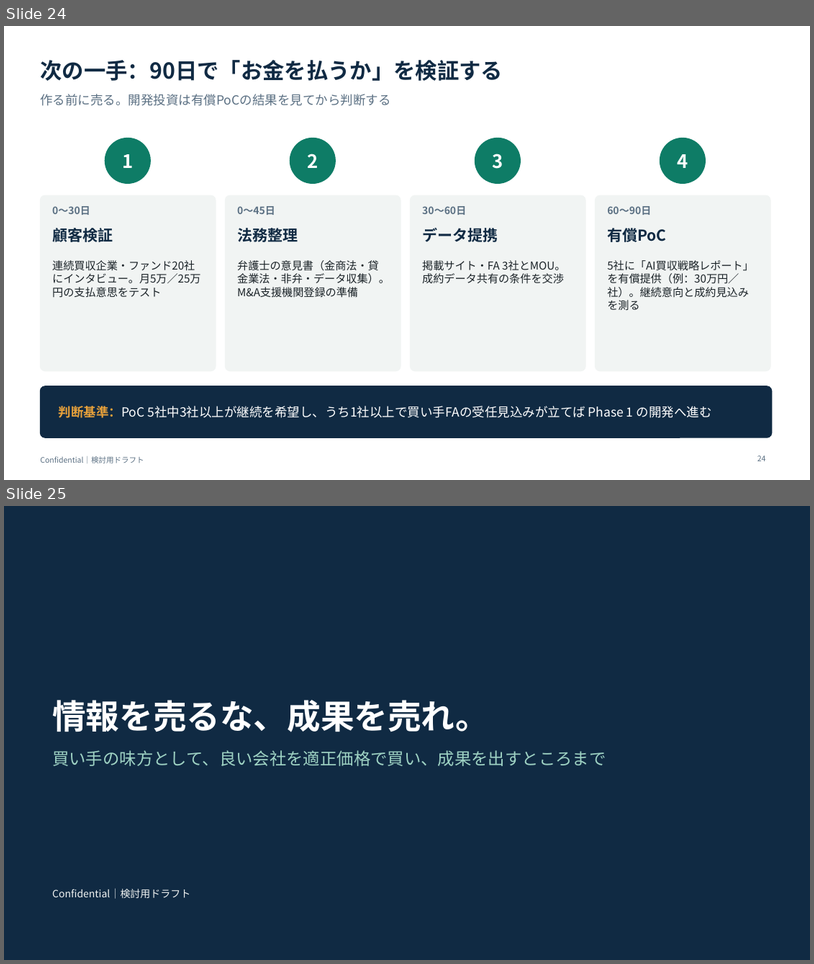
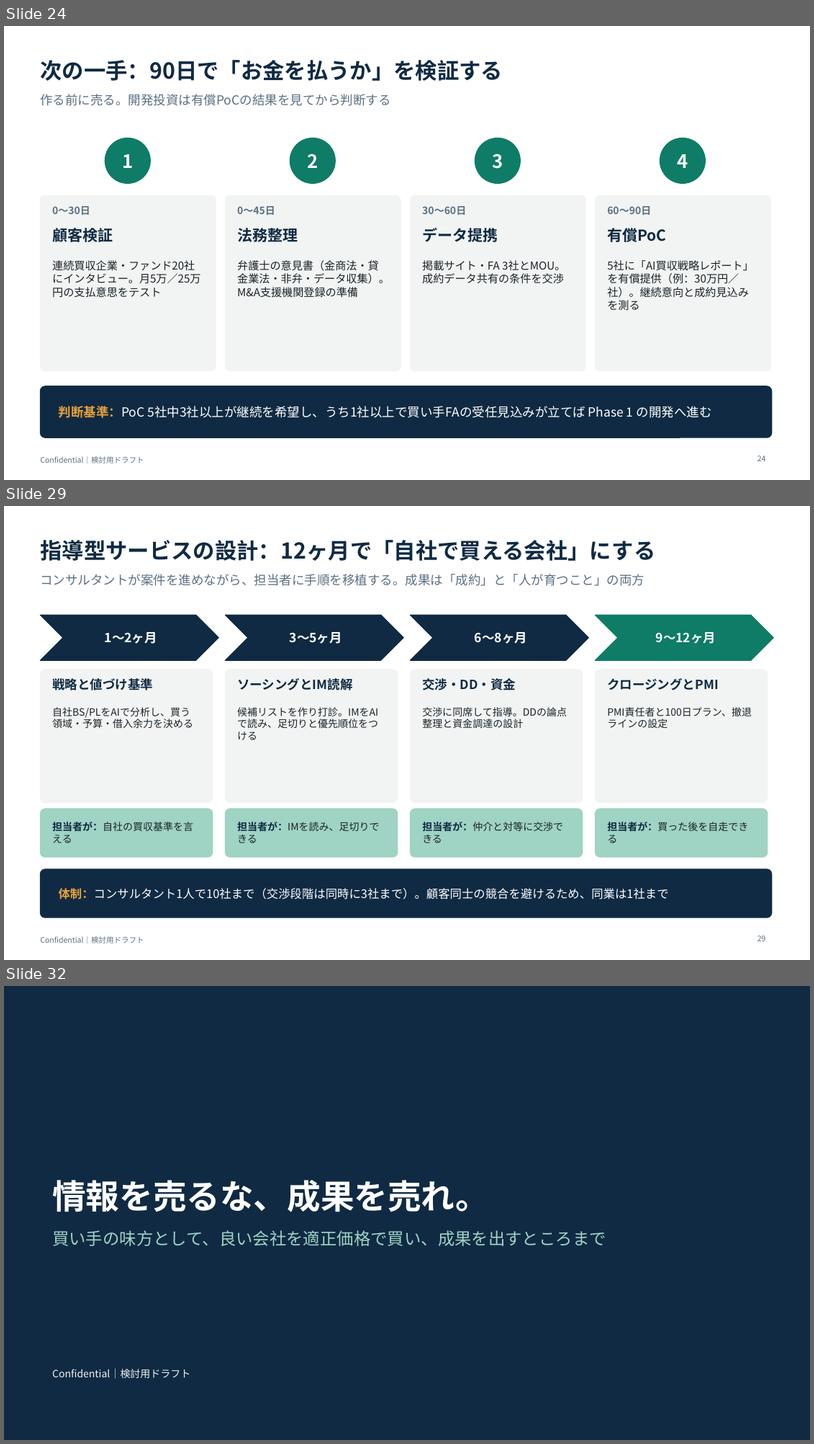
Before and after one commit to nakano-winebank/wine-auction, a slide deck: docs/business/AI_MA_新規事業_レビューと提案.pptx. Shown one above the other, each under a label of ours: slides 24 and 25 before the commit, slides 24, 29 and 32 after it; the slides between them are not shown. The pictures are 814x964 and 814x1444 pixels, drawn with LibreOffice and Linux fonts; fonts in the diff are those of the drawing. Boxes give left, top, right and bottom in pixels: in the first picture for what was removed or moved away, otherwise in the second. Text is boxed around its words. In the diff, an @@ line names an element or a change of style, - is before the commit and + after.

```diff
--- a/docs/business/AI_MA_新規事業_レビューと提案.pptx
+++ b/docs/business/AI_MA_新規事業_レビューと提案.pptx
@@ slide 29 added at [4,506,810,960], background #FFFFFF; not listed: 1 template element that a slide beside it also shows @@
@@ title added at [40,540,656,561], 26 pt, text #102A43, bold @@
+指導型サービスの設計：12ヶ月で「自社で買える会社」にする
@@ text added at [40,574,645,586], 15 pt, text #5B7083 @@
+コンサルタントが案件を進めながら、担当者に手順を移植する。成果は「成約」と「人が育つこと」の両方
@@ chevron added at [40,615,219,660], fill #102A43, outline #102A43 1 pt @@
@@ text added at [105,632,157,644], 15 pt, text #FFFFFF, bold @@
+1〜2ヶ月
@@ chevron added at [226,615,404,660], fill #102A43, outline #102A43 1 pt @@
@@ text added at [290,632,342,644], 15 pt, text #FFFFFF, bold @@
+3〜5ヶ月
@@ chevron added at [411,615,589,660], fill #102A43, outline #102A43 1 pt @@
@@ text added at [475,632,527,644], 15 pt, text #FFFFFF, bold @@
+6〜8ヶ月
@@ chevron added at [596,615,774,660], fill #0E7C66, outline #0E7C66 1 pt @@
@@ text added at [656,632,716,644], 15 pt, text #FFFFFF, bold @@
+9〜12ヶ月
@@ rounded rectangle added at [40,669,213,803], fill #F1F4F3, outline #F1F4F3 1 pt @@
@@ text added at [52,678,153,690], 15 pt, text #102A43, bold @@
+戦略と値づけ基準
@@ rounded rectangle added at [226,669,398,803], fill #F1F4F3, outline #F1F4F3 1 pt @@
@@ text added at [237,678,352,690], 15 pt, text #102A43, bold @@
+ソーシングとIM読解
@@ rounded rectangle added at [411,669,583,803], fill #F1F4F3, outline #F1F4F3 1 pt @@
@@ text added at [422,678,516,690], 15 pt, text #102A43, bold @@
+交渉・DD・資金
@@ rounded rectangle added at [596,669,768,803], fill #F1F4F3, outline #F1F4F3 1 pt @@
@@ text added at [607,678,718,690], 15 pt, text #102A43, bold @@
+クロージングとPMI
@@ text added at [52,707,193,728], 12 pt, text #1B2328 @@
+自社BS/PLをAIで分析し、買う領域・予算・借入余力を決める
@@ text added at [237,707,378,740], 12 pt, text #1B2328 @@
+候補リストを作り打診。IMをAIで読み、足切りと優先順位をつける
@@ text added at [422,707,567,716], 12 pt, text #1B2328 @@
+交渉に同席して指導。DDの論点整理と資金調達の設計
@@ text added at [607,707,752,728], 12 pt, text #1B2328 @@
+PMI責任者と100日プラン、撤退ラインの設定
@@ rounded rectangle added at [40,808,213,857], fill #9FD3C4, outline #9FD3C4 1 pt @@
@@ text added at [52,821,193,843], 12 pt, text #1B2328 @@
+担当者が：自社の買収基準を言える
@@ rounded rectangle added at [226,808,398,857], fill #9FD3C4, outline #9FD3C4 1 pt @@
@@ text added at [237,821,379,843], 12 pt, text #1B2328 @@
+担当者が：IMを読み、足切りできる
@@ rounded rectangle added at [411,808,583,857], fill #9FD3C4, outline #9FD3C4 1 pt @@
@@ text added at [422,821,563,843], 12 pt, text #1B2328 @@
+担当者が：仲介と対等に交渉できる
@@ rounded rectangle added at [596,808,768,857], fill #9FD3C4, outline #9FD3C4 1 pt @@
@@ text added at [607,821,748,843], 12 pt, text #1B2328 @@
+担当者が：買った後を自走できる
@@ rounded rectangle added at [40,869,772,917], fill #102A43, outline #102A43 1 pt @@
@@ text added at [59,888,669,899], 14 pt, text #FFFFFF @@
+体制：コンサルタント1人で10社まで（交渉段階は同時に3社まで）。顧客同士の競合を避けるため、同業は1社まで
@@ page number added at [758,935,766,941], 9 pt, text #5B7083 @@
+29
@@ what was slide 25 is now slide 32 @@
```
Also in this commit, not shown: 1 slide changed, 6 other slides added.
